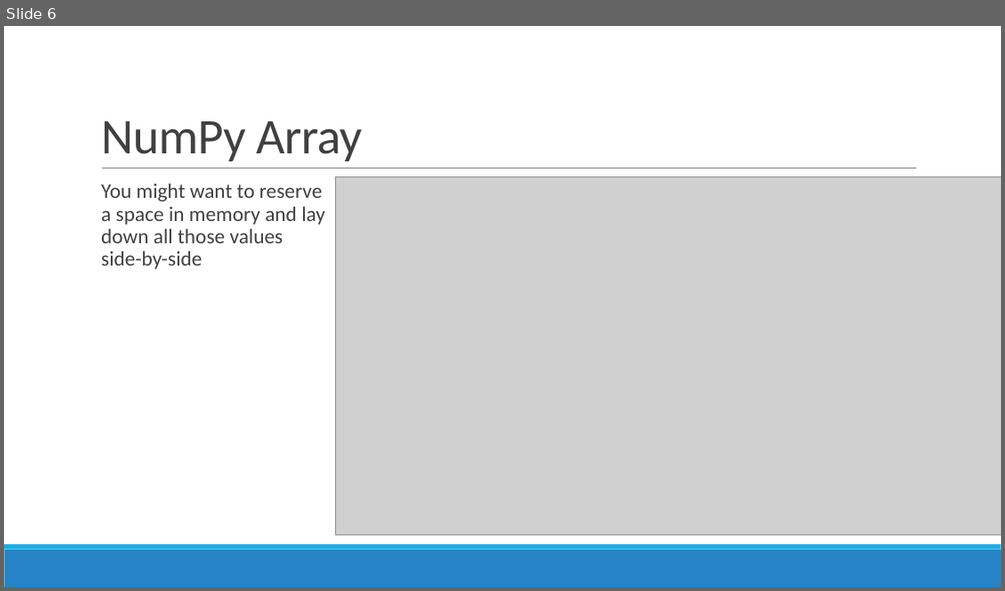
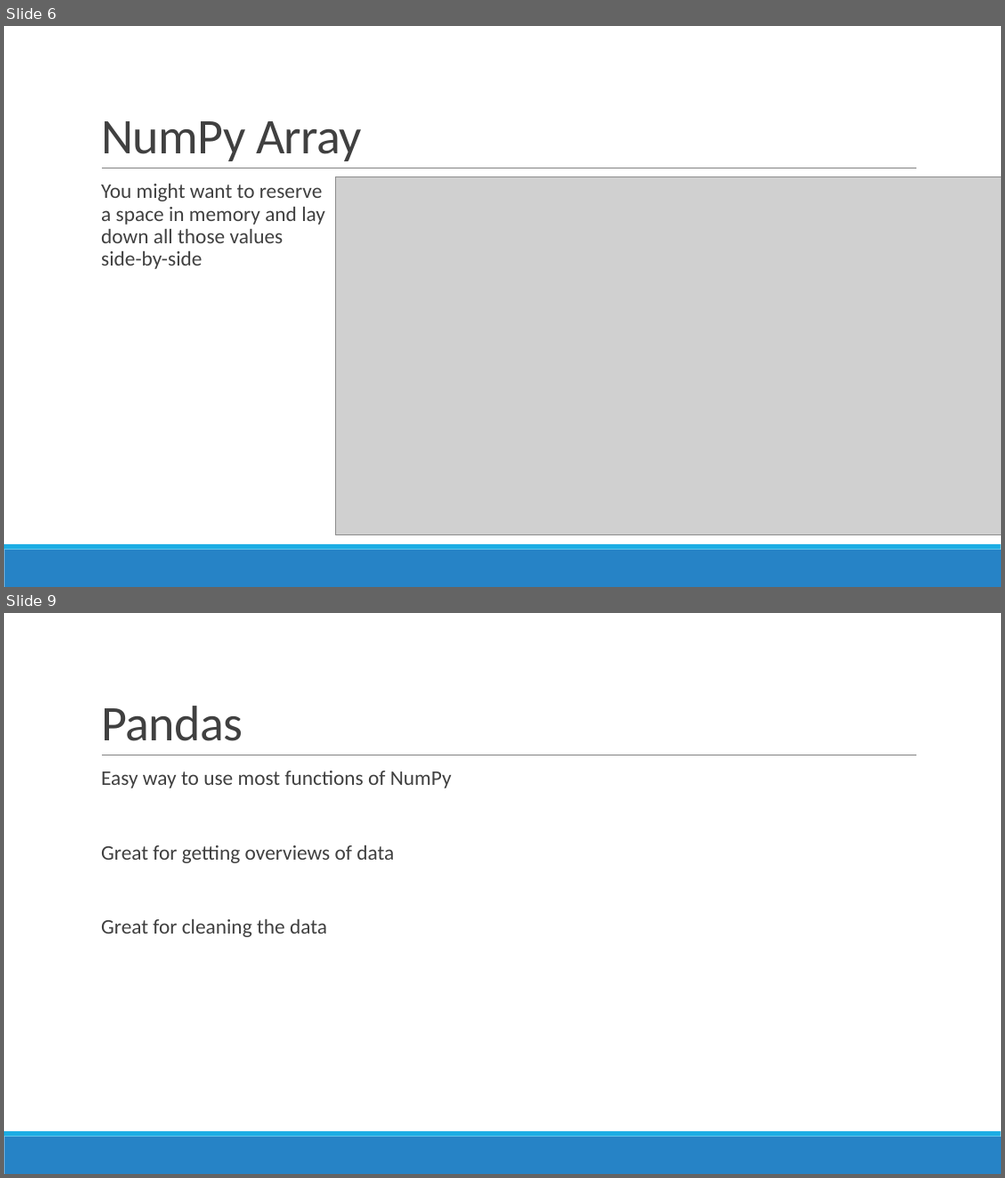
Before and after one commit to steven-king/mj583, a slide deck: class-08-numpy+pandas/numpy-pandas.pptx. Shown one above the other, each under a label of ours: slide 6 before the commit, slides 6 and 9 after it; the slides between them are not shown. The pictures are 1005x591 and 1005x1178 pixels, drawn with LibreOffice and Linux fonts; fonts in the diff are those of the drawing; grey boxes stand for pictures. Boxes give left, top, right and bottom in pixels: in the first picture for what was removed or moved away, otherwise in the second. Text is boxed around its words. In the diff, an @@ line names an element or a change of style, - is before the commit and + after.

```diff
--- a/class-08-numpy+pandas/numpy-pandas.pptx
+++ b/class-08-numpy+pandas/numpy-pandas.pptx
@@ slide 9 added at bbox=[4, 613, 1001, 1174], background #FFFFFF; not listed: 3 template elements that a slide beside it also shows @@
@@ title added at bbox=[101, 706, 243, 741], 48 pt, text #404040 @@
+Pandas
@@ text added at bbox=[101, 771, 452, 937], 20 pt, text #404040 @@
+  Easy way to use most functions of NumPy
+  Great for getting overviews of data
+  Great for cleaning the data
```
Also in this commit, not shown: 8 other slides added, 2 other files.
